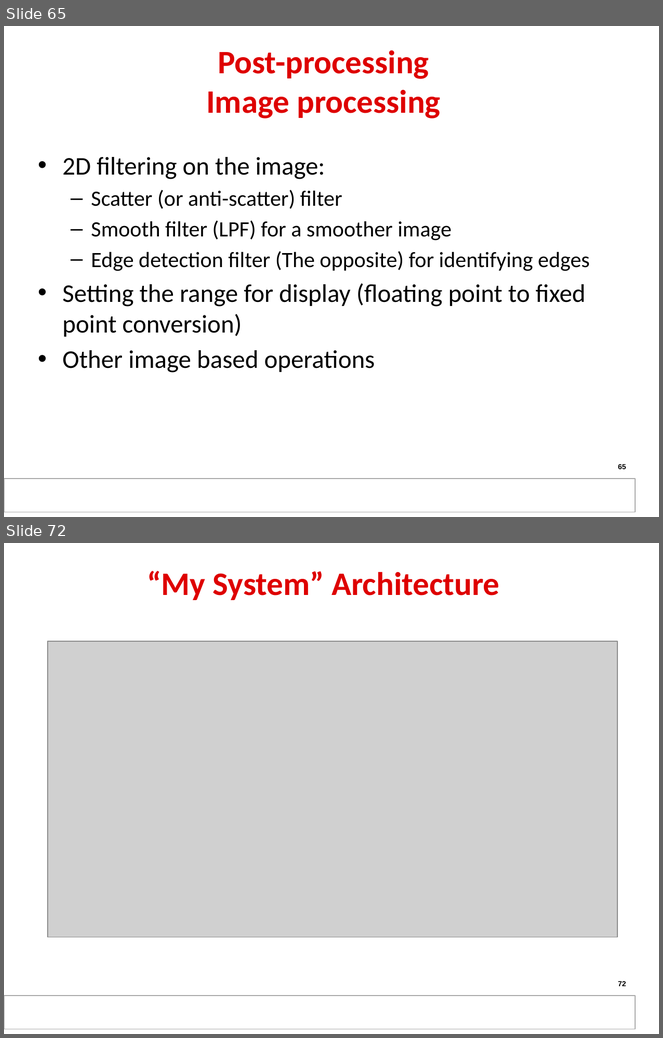
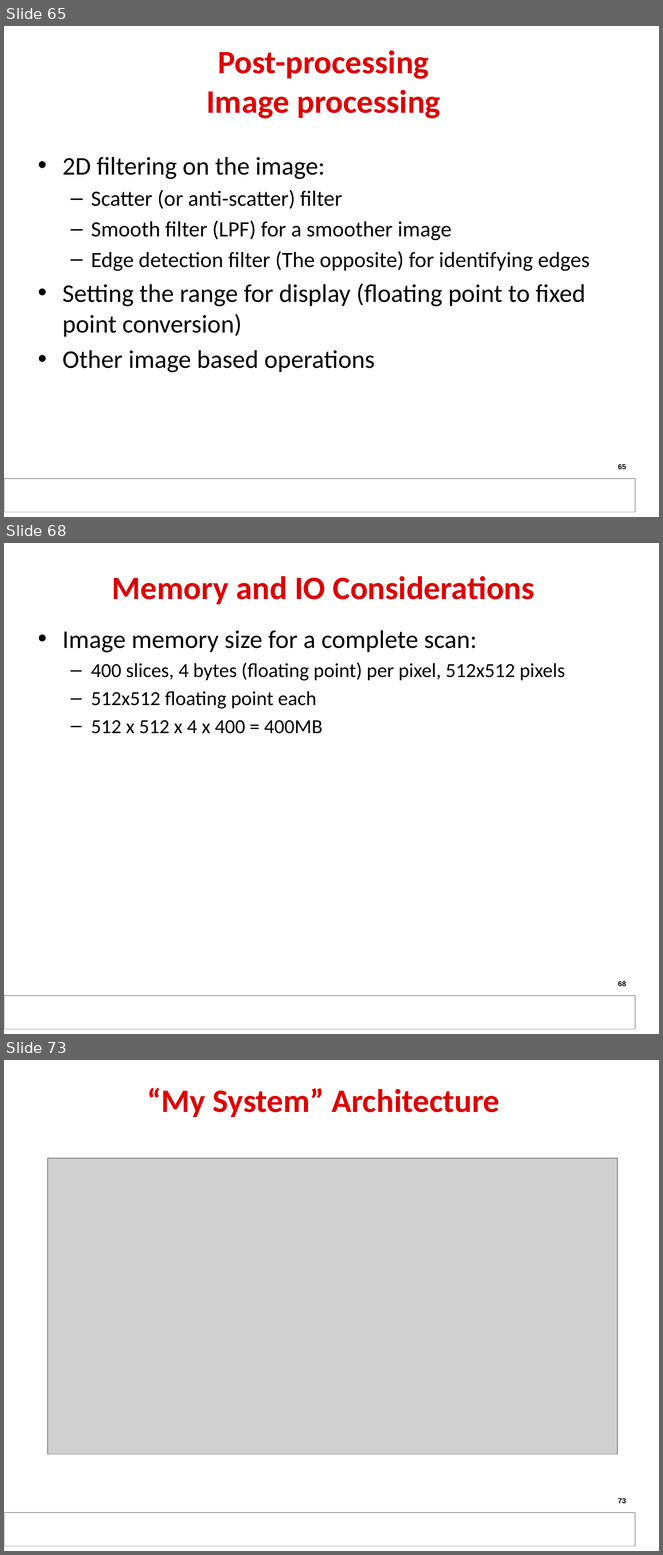
Before and after one commit to hari1989/keystone-workshop, a slide deck: slides/KeyStone Multicore Design.pptx. Shown one above the other, each under a label of ours: slides 65 and 72 before the commit, slides 65, 68 and 73 after it; the slides between them are not shown. The pictures are 663x1038 and 663x1555 pixels, drawn with LibreOffice and Linux fonts; fonts in the diff are those of the drawing; grey boxes stand for pictures; background and template pictures are left out. Boxes give left, top, right and bottom in pixels: in the first picture for what was removed or moved away, otherwise in the second. Text is boxed around its words. In the diff, an @@ line names an element or a change of style, - is before the commit and + after.

```diff
--- a/slides/KeyStone Multicore Design.pptx
+++ b/slides/KeyStone Multicore Design.pptx
@@ slide 68 added at bbox=[4, 543, 659, 1034], background #FFFFFF; not listed: 1 template element that a slide beside it also shows @@
@@ title added at bbox=[112, 576, 535, 604], 36 pt, text #DE0000, bold @@
+Memory and IO Considerations
@@ text added at bbox=[62, 630, 566, 734], 22 pt, text #000000 @@
+• Image memory size for a complete scan:
+  – 400 slices, 4 bytes (floating point) per pixel, 512x512 pixels
+  – 512x512 floating point each
+  – 512 x 512 x 4 x 400 = 400MB
@@ page number added at bbox=[618, 981, 626, 987], 8 pt, text #000000 @@
+68
@@ what was slide 72 is now slide 73 @@
@@ page number at bbox=[618, 1498, 626, 1504]: text changed @@
-72
+73
```
Also in this commit, not shown: 11 slides changed, 4 other slides added, 1 slide removed.
